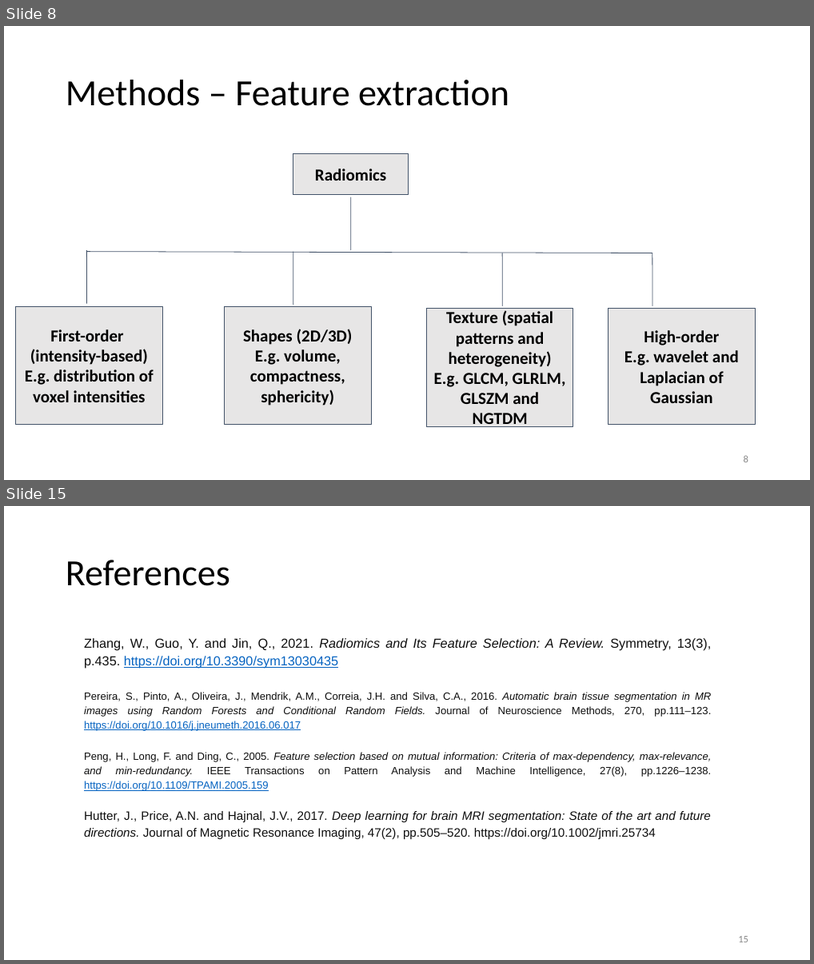
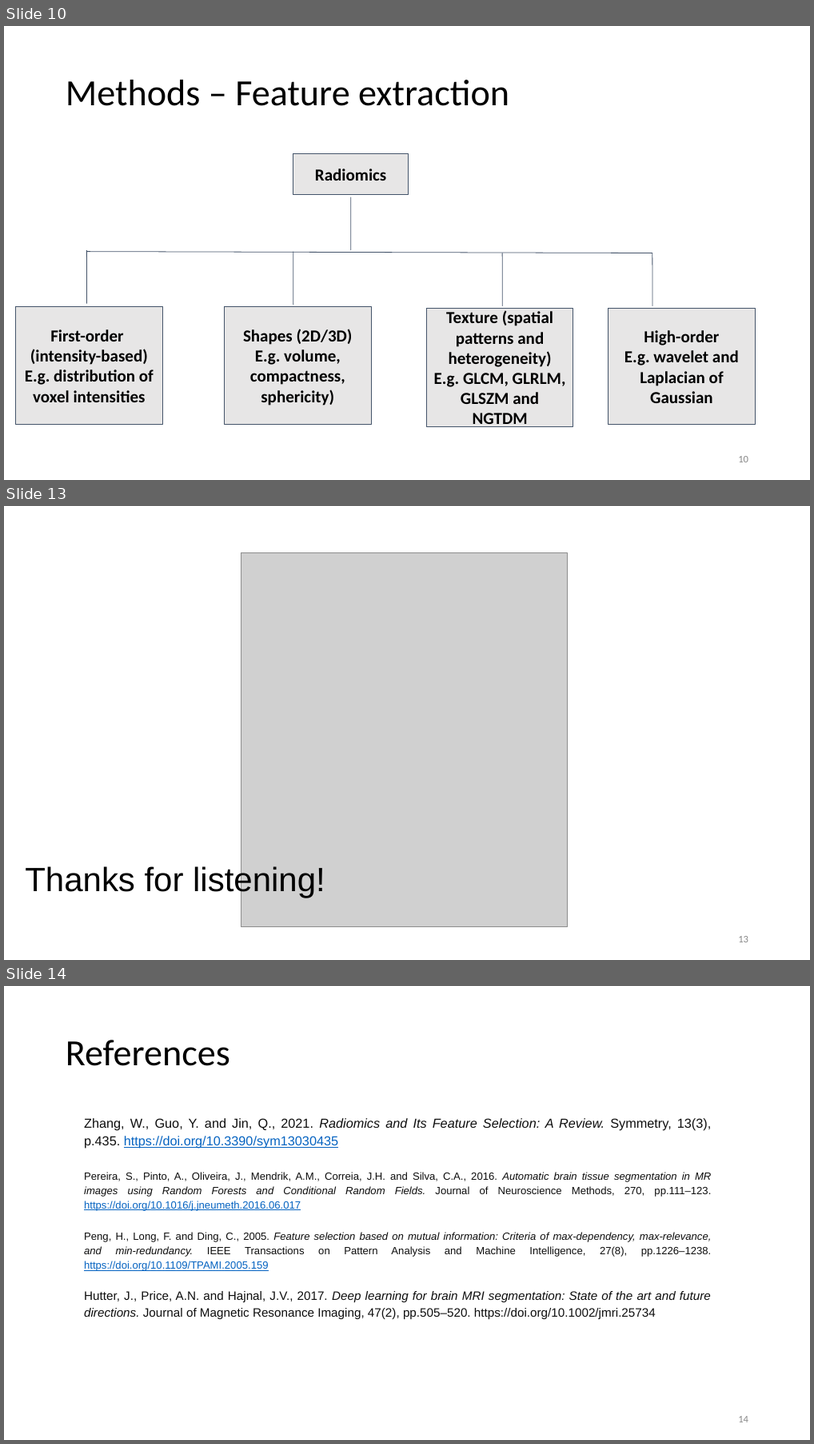
Before and after one commit to zejunyan/mialab, a slide deck: .github/workflows/Group 6 mialab-presentation.pptx. Shown one above the other, each under a label of ours: slides 8 and 15 before the commit, slides 10, 13 and 14 after it; the slides between them are not shown. The pictures are 814x964 and 814x1444 pixels, drawn with LibreOffice and Linux fonts; fonts in the diff are those of the drawing; grey boxes stand for pictures; background and template pictures are left out. Boxes give left, top, right and bottom in pixels: in the first picture for what was removed or moved away, otherwise in the second. Text is boxed around its words. In the diff, an @@ line names an element or a change of style, - is before the commit and + after.

```diff
--- a/.github/workflows/Group 6 mialab-presentation.pptx
+++ b/.github/workflows/Group 6 mialab-presentation.pptx
@@ slide 13 added at <box>4,506,810,960</box>, background #FFFFFF @@
@@ picture added at <box>241,552,568,927</box> @@
@@ text added at <box>25,864,326,897</box>, 40 pt, text #000000 @@
+Thanks for listening!
@@ page number added at <box>738,936,749,942</box>, 12 pt, text #888888 @@
+13
@@ what was slide 8 is now slide 10 @@
@@ page number at <box>738,456,749,462</box>: text changed @@
-8
+10
@@ what was slide 15 is now slide 14 @@
@@ page number at <box>738,1416,749,1422</box>: text changed @@
-15
+14
```
Also in this commit, not shown: 5 slides changed, 2 other slides added, 4 slides removed.
